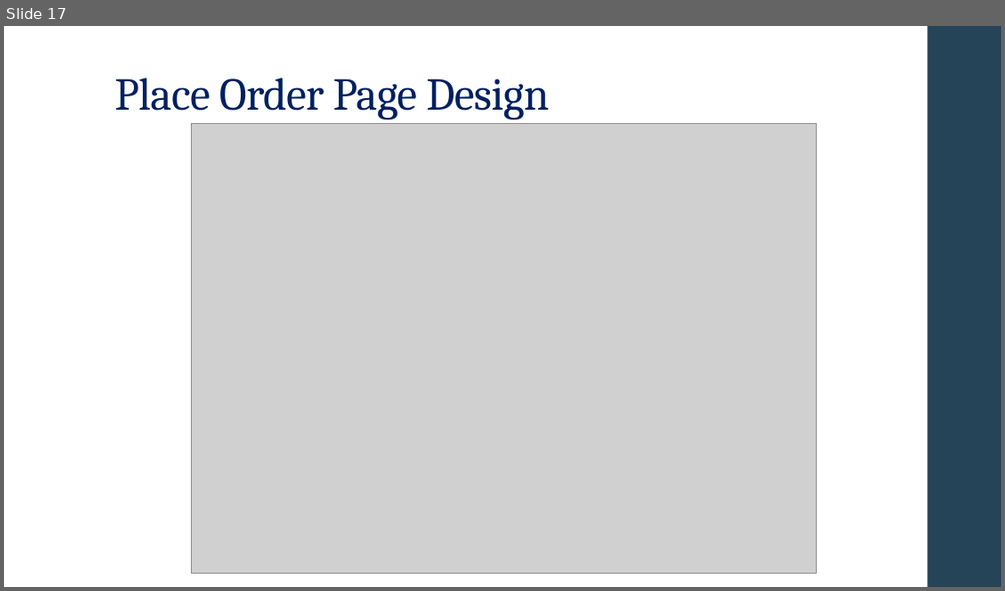
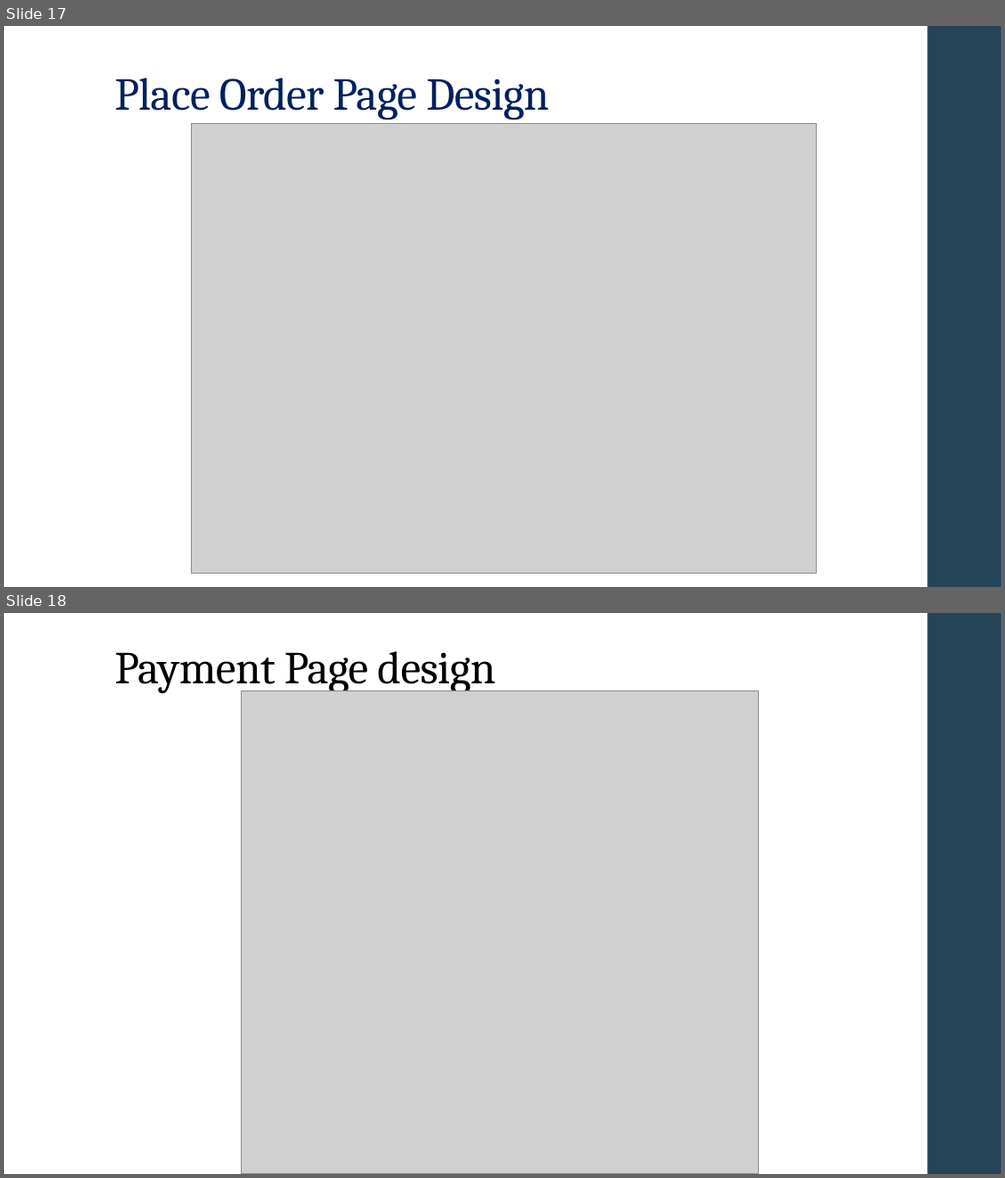
Before and after one commit to vThushy/Vrt_ShoppingCart, a slide deck: Docs/ShoppingCart.pptx. Shown one above the other, each under a label of ours: slide 17 before the commit, slides 17 and 18 after it. The pictures are 1005x591 and 1005x1178 pixels, drawn with LibreOffice and Linux fonts; fonts in the diff are those of the drawing; grey boxes stand for pictures. Boxes give left, top, right and bottom in pixels: in the first picture for what was removed or moved away, otherwise in the second. Text is boxed around its words. In the diff, an @@ line names an element or a change of style, - is before the commit and + after.

Commit message:
Add sequence diagram for payment and history

```diff
--- a/Docs/ShoppingCart.pptx
+++ b/Docs/ShoppingCart.pptx
@@ slide 18 added at bbox=[4, 613, 1001, 1174], background #FFFFFF; not listed: 1 template element that a slide beside it also shows @@
@@ title added at bbox=[114, 651, 495, 694], 44 pt, text #000000 @@
+Payment Page design
@@ picture added at bbox=[241, 690, 759, 1174] @@
```
Also in this commit, not shown: 1 slide changed, 1 other slide added, 2 other files.
